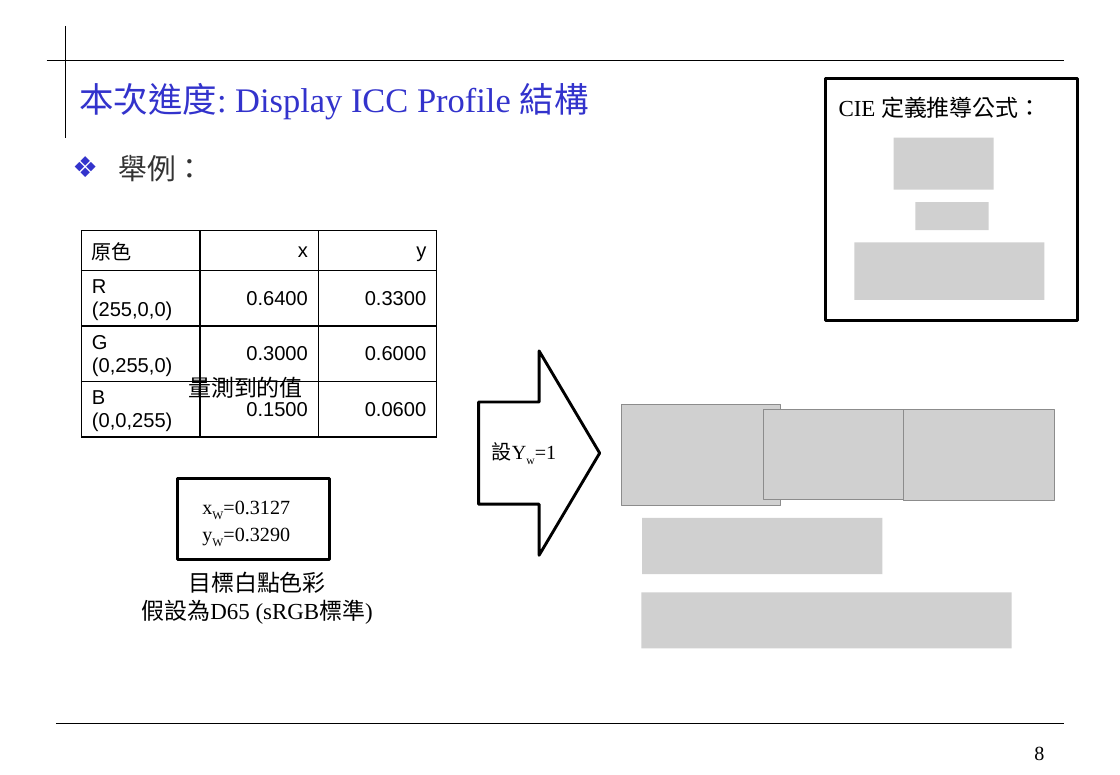
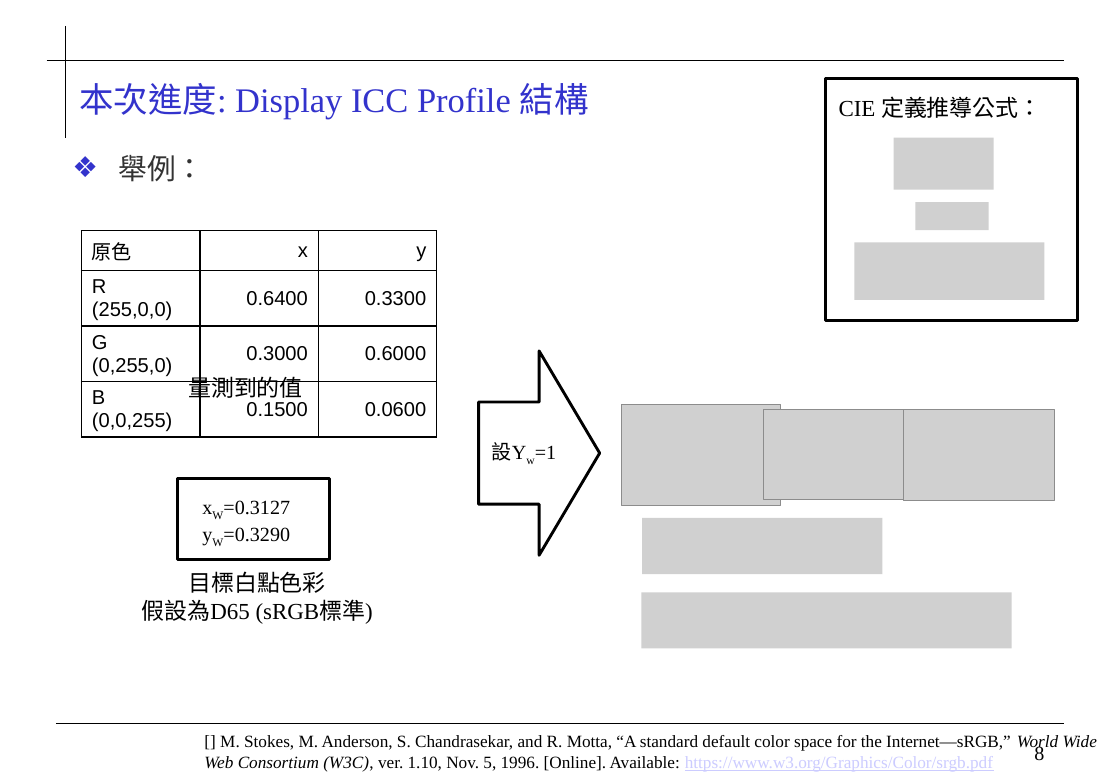
Before and after one commit to 0ilasis0/home, a slide deck: slide 8 of ICCPROFILE_0923.pptx. Drawn at 1120x775 pixels with LibreOffice and Linux fonts; fonts in the diff are those of the drawing; grey boxes stand for pictures; background and template pictures are left out. Boxes give left, top, right and bottom in pixels: in the first picture for what was removed or moved away, otherwise in the second. Text is boxed around its words. In the diff, an @@ line names an element or a change of style, - is before the commit and + after.

```diff
--- a/ICCPROFILE_0923.pptx
+++ b/ICCPROFILE_0923.pptx
@@ text added at (204,735,1097,772), 12 pt, text #000000 @@
+[] M. Stokes, M. Anderson, S. Chandrasekar, and R. Motta, “A standard default color space for the Internet—sRGB,” World Wide Web Consortium (W3C), ver. 1.10, Nov. 5, 1996. [Online]. Available: https://www.w3.org/Graphics/Color/srgb.pdf
```
Also in this commit, not shown: 1 other file.
